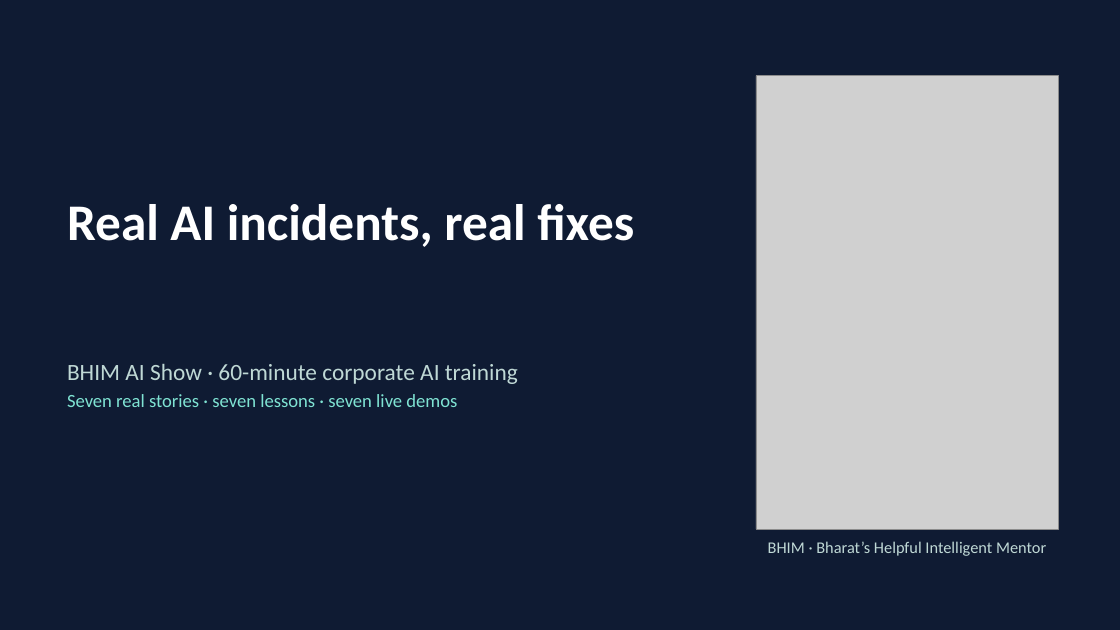
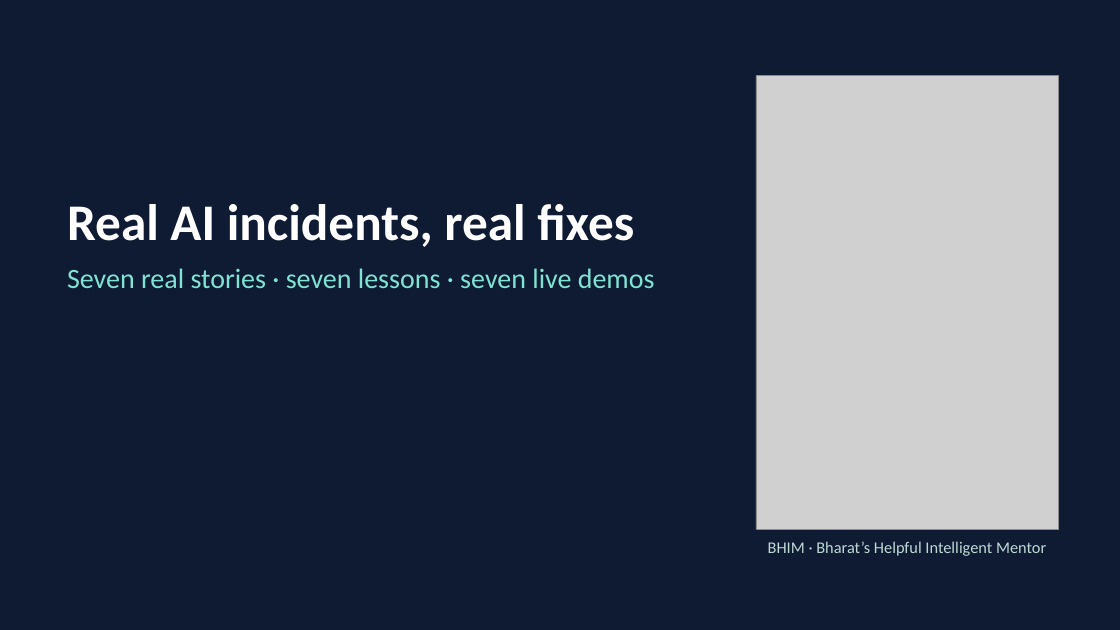
Before and after one commit to soumik948/AI_Training, a slide deck: slide 1 of BHIM_Training_Kit/BHIM_AI_Training.pptx. Drawn at 1120x630 pixels with LibreOffice and Linux fonts; fonts in the diff are those of the drawing; grey boxes stand for pictures. Boxes give left, top, right and bottom in pixels: in the first picture for what was removed or moved away, otherwise in the second. Text is boxed around its words. In the diff, an @@ line names an element or a change of style, - is before the commit and + after.

```diff
--- a/BHIM_Training_Kit/BHIM_AI_Training.pptx
+++ b/BHIM_Training_Kit/BHIM_AI_Training.pptx
@@ text "Seven real stories · seven ...": place and size @@
-text "Seven real stories · seven ..." at (67,364,518,407)
+text "Seven real stories · seven ..." at (67,268,655,288)
@@ text "Seven real stories · seven ..." at (67,268,655,288): size 16 to 24 pt; more space between paragraphs @@
@@ text at (67,364,518,384): paragraph removed @@
-BHIM AI Show · 60-minute corporate AI training
```
Also in this commit, not shown: 13 other slides changed.
